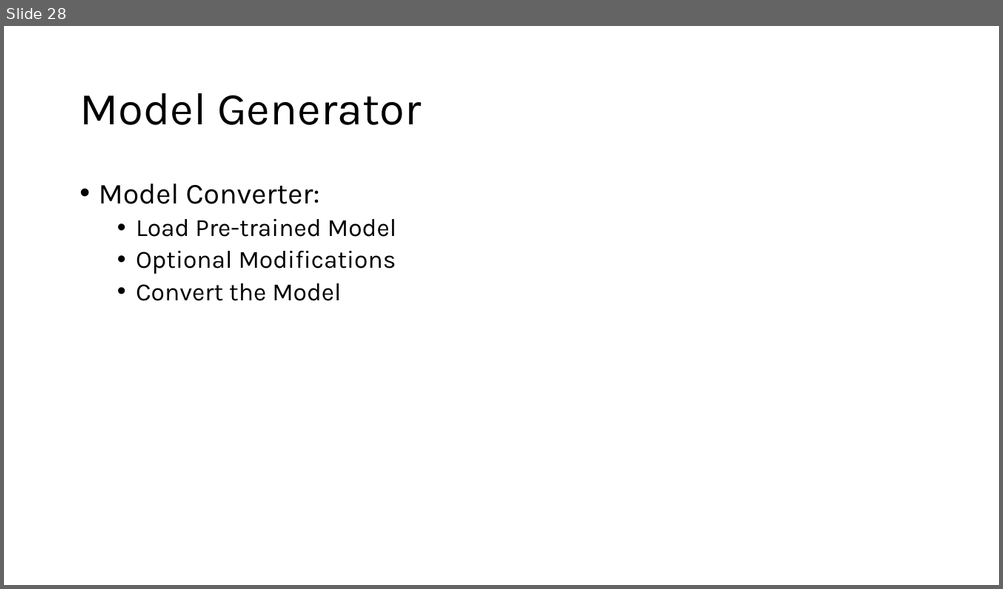
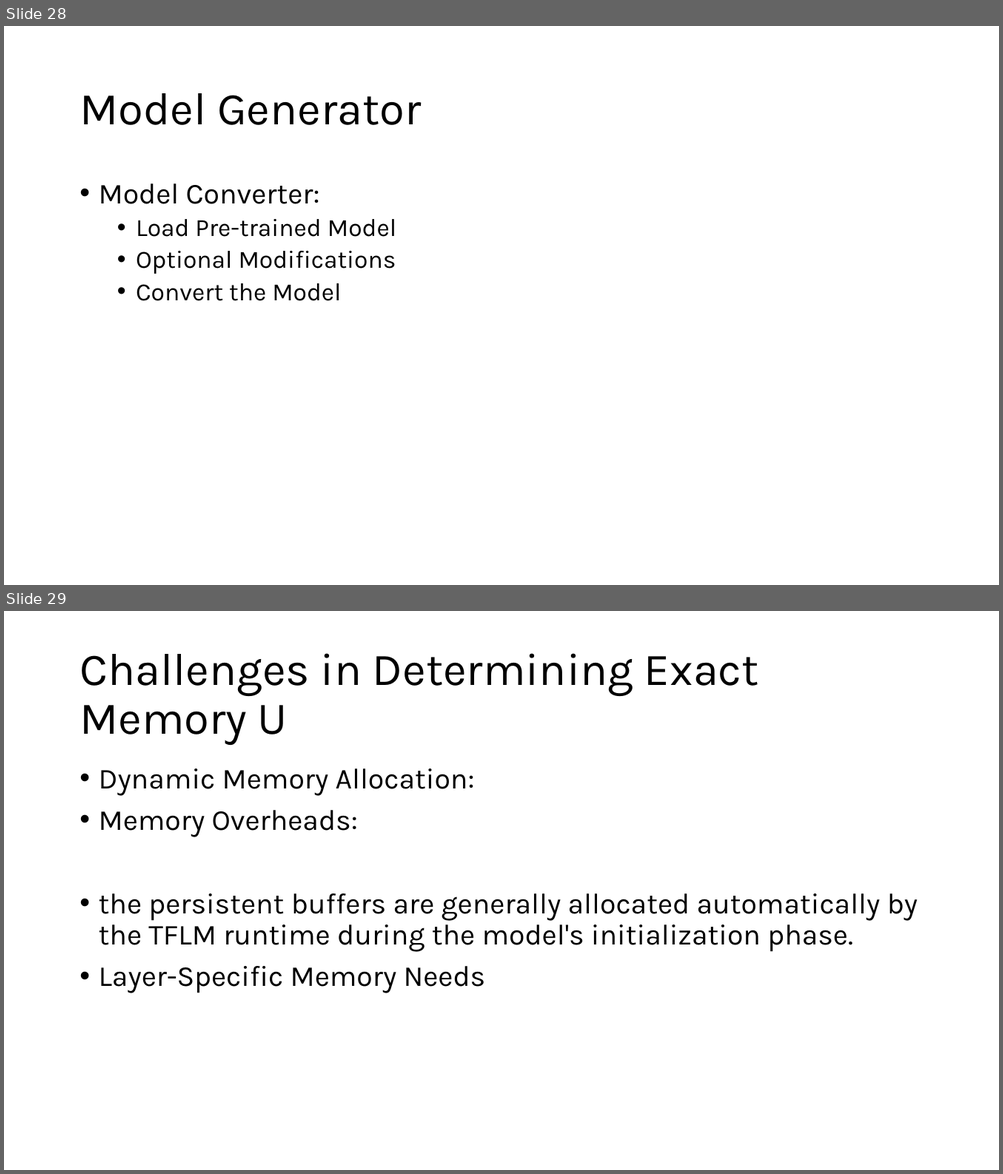
Before and after one commit to GXG-CS/on_device_learning, a slide deck: micro-network-project.pptx. Shown one above the other, each under a label of ours: slide 28 before the commit, slides 28 and 29 after it. The pictures are 1003x589 and 1003x1174 pixels, drawn with LibreOffice and Linux fonts; fonts in the diff are those of the drawing. Boxes give left, top, right and bottom in pixels: in the first picture for what was removed or moved away, otherwise in the second. Text is boxed around its words. In the diff, an @@ line names an element or a change of style, - is before the commit and + after.

Commit message:
persistent buffers

```diff
--- a/micro-network-project.pptx
+++ b/micro-network-project.pptx
@@ slide 29 added at [4, 611, 999, 1170], background #FFFFFF @@
@@ title added at [79, 653, 759, 745], 44 pt, text #000000 @@
+Challenges in Determining Exact Memory U
@@ text added at [99, 769, 917, 994], 28 pt, text #000000 @@
+• Dynamic Memory Allocation:
+• Memory Overheads:
+• the persistent buffers are generally allocated automatically by the TFLM runtime during the model's initialization phase.
+• Layer-Specific Memory Needs
```
Also in this commit, not shown: 1 other slide added, 9 other files.
